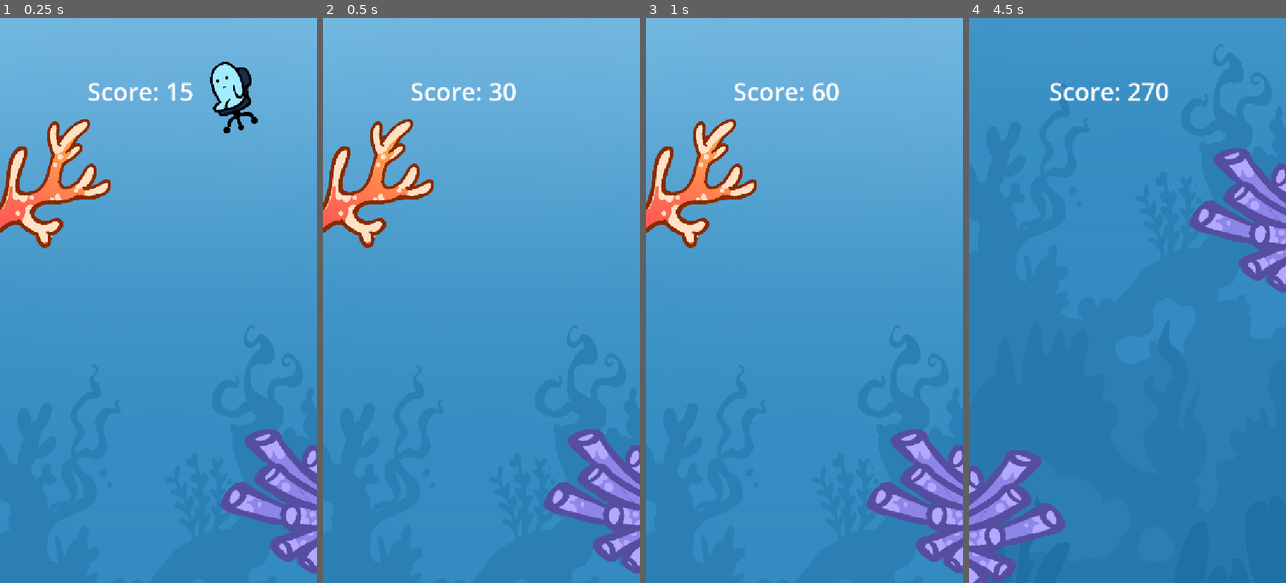
Above: before the commit, frames 1-4 (left to right).
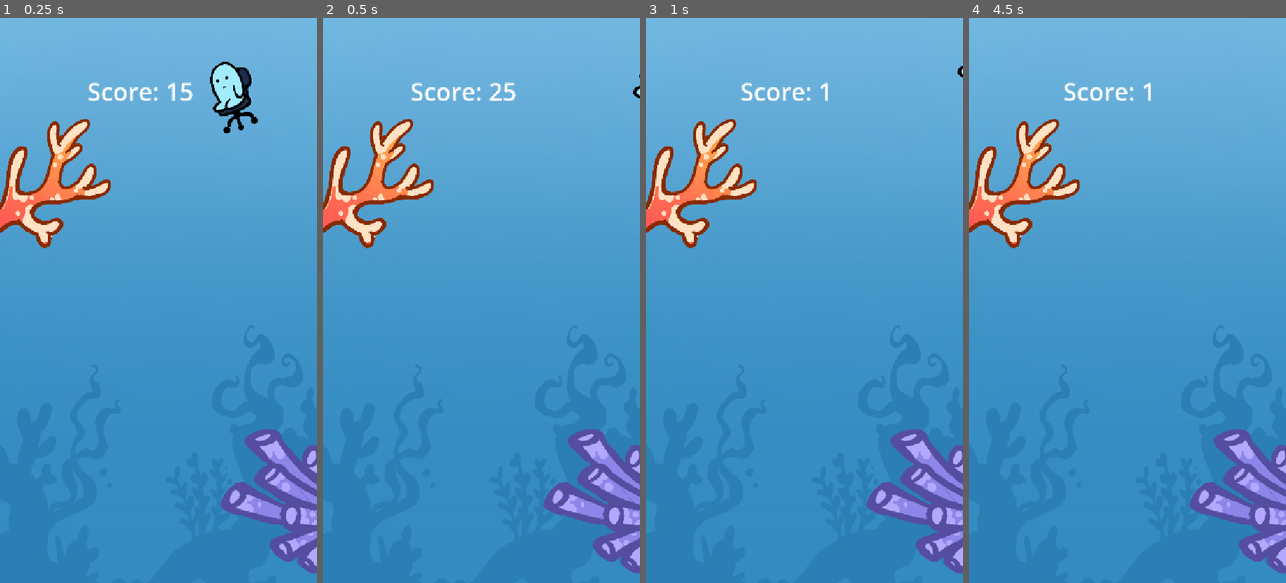
Above: after the commit, the same moments.

Repository: izzqz/to-the-core
Game: Godot game, scene res://main.tscn
The game is run twice, just before and just after one commit, with the same random seed, the same clock (stepped at 60 frames per second) and the same inputs.
Inputs:
- Up to frame 1 (0.25 s): no input
- Up to frame 2 (0.5 s): no input
- Up to frame 3 (1 s): tap Space (flap) at 0.77 s
- Up to frame 4 (4.5 s): tap Space (flap) at 1.07, 1.52, 1.82, 3.02, 3.32, 3.77, 4.07 s

Frame 1 is identical in both runs. In frame 2, 0.1% of the frame differs, in the area x 52-100%, y 10-15%; in frame 3, 0.6%; in frame 4, 55%, in the area x 0-100%, y 0-100%.

Commit message:
Offscreen death

Diff:
--- a/main.tscn
+++ b/main.tscn
@@ -3,8 +3,14 @@
 [ext_resource type="Script" uid="uid://bnkgsbtg1px2l" path="res://scripts/game.gd" id="1_1bvp3"]
 [ext_resource type="Texture2D" uid="uid://bh8n8ctg4sg1j" path="res://assets/level_1.png" id="1_h2yge"]
 [ext_resource type="PackedScene" uid="uid://cry565eg4xaqi" path="res://scenes/player.tscn" id="1_ig7tw"]
-[ext_resource type="Script" uid="uid://pg3ccvcckuel" path="res://scripts/obstacle.gd" id="2_h2yge"]
 [ext_resource type="PackedScene" uid="uid://74dbxxifoh4v" path="res://scenes/overlay.tscn" id="4_1bvp3"]
+
+[sub_resource type="GDScript" id="GDScript_1bvp3"]
+script/source = "extends Area2D
+
+func _on_area_entered(area: Area2D) -> void:
+	pass # Replace with function body.
+"
 
 [sub_resource type="RectangleShape2D" id="RectangleShape2D_0xm2m"]
 size = Vector2(392.224, 706.761)
@@ -20,7 +26,7 @@
 offset = Vector2(423, 4178)
 
 [node name="Area2D" type="Area2D" parent="Background" groups=["obstacle"]]
-script = ExtResource("2_h2yge")
+script = SubResource("GDScript_1bvp3")
 
 [node name="CollisionShape2D" type="CollisionShape2D" parent="Background/Area2D" groups=["obstacle"]]
 position = Vector2(-125.803, 2453.17)
--- a/scripts/obstacle.gd
+++ /dev/null
@@ -1,4 +0,0 @@
-extends Area2D
-
-func _on_area_entered(area: Area2D) -> void:
-	pass # Replace with function body.
--- a/scripts/player.gd
+++ b/scripts/player.gd
@@ -18,6 +18,7 @@
 
 @onready var colision_shape: CollisionShape2D = $CollisionShape2D
 @onready var is_alive = true
+@onready var viewport_rect = get_viewport_rect()
 
 func _ready() -> void:
 	$Alive_Animation.show()
@@ -62,6 +63,19 @@
 	$Alive_Animation.rotation_degrees = current_direction * -20
 	Global.add_score(1)
 
+	# Check if player is off screen
+	check_boundaries()
+
+func check_boundaries() -> void:
+	if is_alive:
+		var screen_margin = 5
+
+		# Check if player is too far off screen
+		if (position.y > viewport_rect.size.y + screen_margin or
+			position.y < -screen_margin or
+			position.x > viewport_rect.size.x + screen_margin or
+			position.x < -screen_margin):
+			game_over()
 
 func _input(event: InputEvent) -> void:
 	if event.is_action_pressed("flap"):
Not shown, removed: scripts/obstacle.gd.uid
